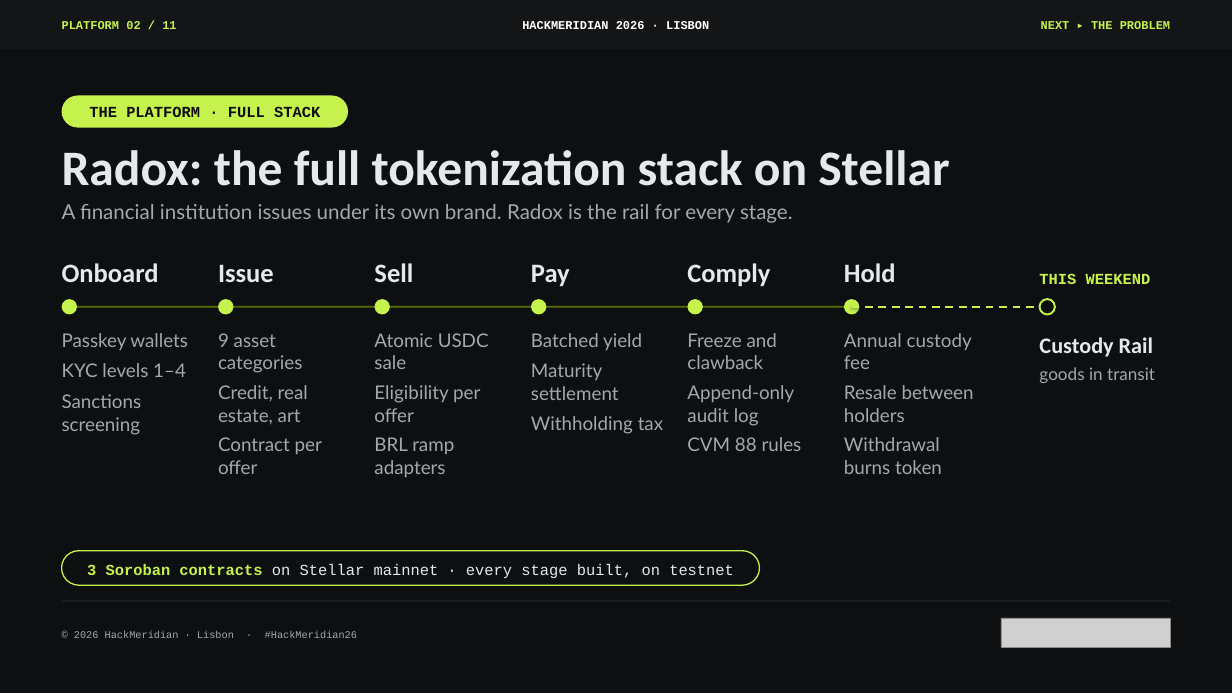
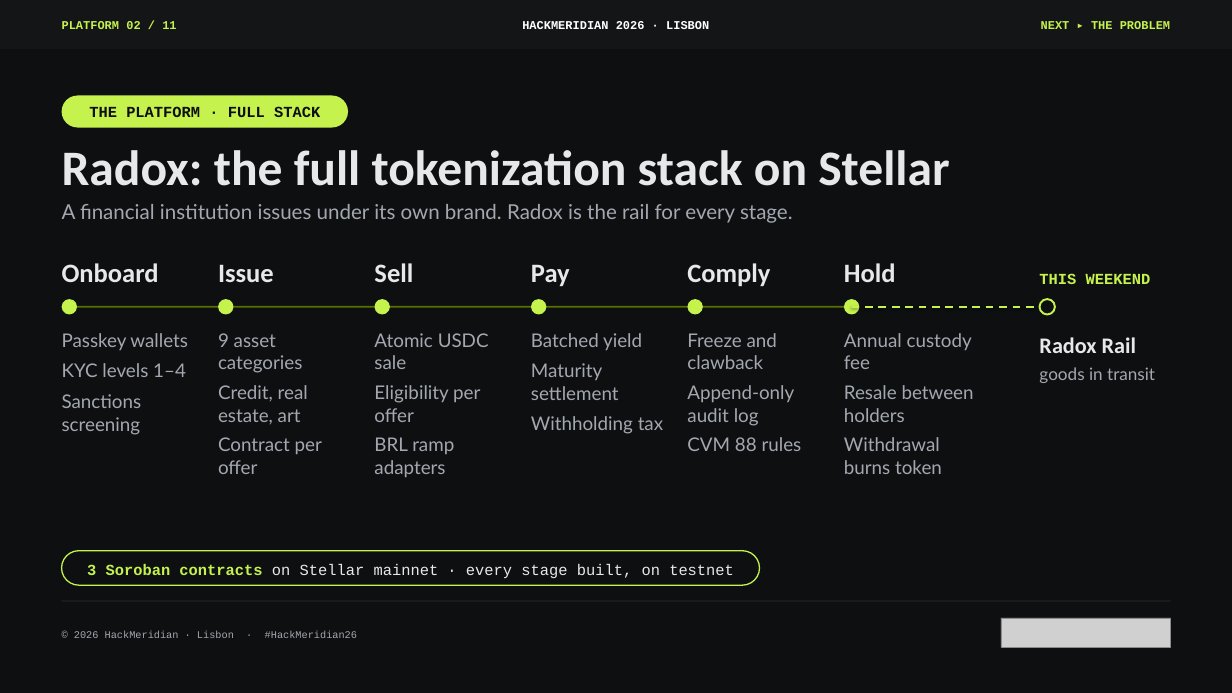
Before and after one commit to pwsaragossy/hackmeridian-cos, a slide deck: slide 2 of projects/hackmeridian-rail/deck/radox-custody-rail.pptx. Drawn at 1232x693 pixels with LibreOffice and Linux fonts; fonts in the diff are those of the drawing; grey boxes stand for pictures. Boxes give left, top, right and bottom in pixels: in the first picture for what was removed or moved away, otherwise in the second. Text is boxed around its words. In the diff, an @@ line names an element or a change of style, - is before the commit and + after.

Commit message:
update from hackmeridian-rail

```diff
--- a/projects/hackmeridian-rail/deck/radox-custody-rail.pptx
+++ b/projects/hackmeridian-rail/deck/radox-custody-rail.pptx
@@ text at [1039,337,1136,353]: text changed @@
-Custody Rail
+Radox Rail
```
Also in this commit, not shown: 1 other slide changed, 1 other file.
